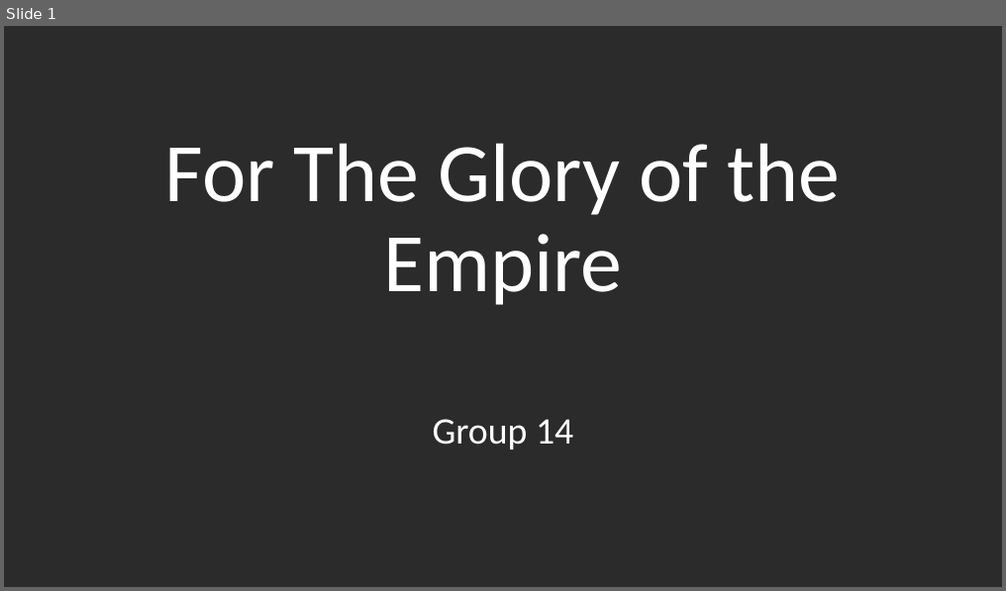
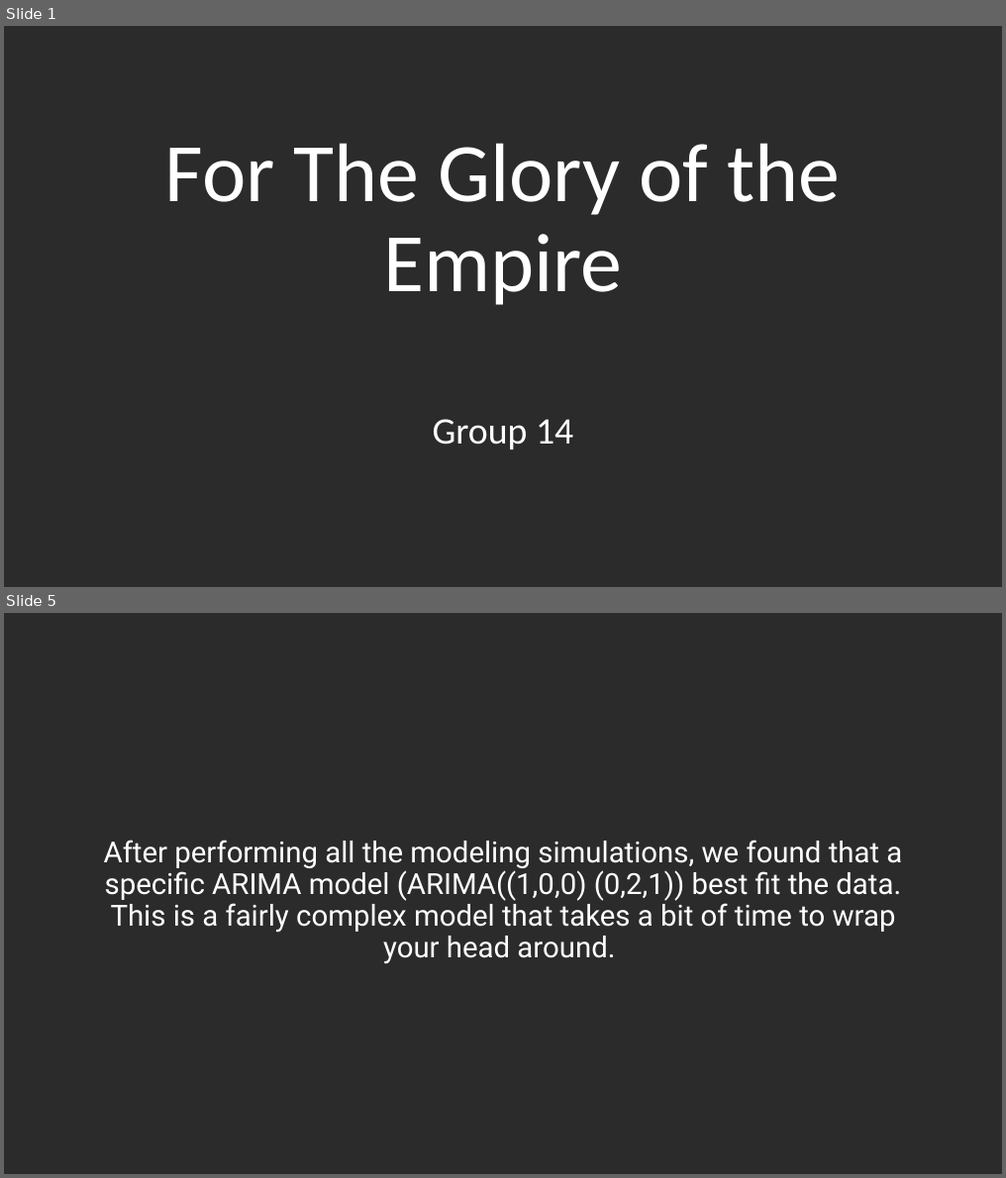
Before and after one commit to DaelynGreene/ForTheGloryOfTheEmpire, a slide deck: For The Glory of the Empire.pptx. Shown one above the other, each under a label of ours: slide 1 before the commit, slides 1 and 5 after it; the slides between them are not shown. The pictures are 1006x591 and 1006x1178 pixels, drawn with LibreOffice and Linux fonts; fonts in the diff are those of the drawing; background and template pictures are left out; a plain dark background stands for a picture behind light text. Boxes give left, top, right and bottom in pixels: in the first picture for what was removed or moved away, otherwise in the second. Text is boxed around its words. In the diff, an @@ line names an element or a change of style, - is before the commit and + after.

```diff
--- a/For The Glory of the Empire.pptx
+++ b/For The Glory of the Empire.pptx
@@ slide 5 added at (4,613,1002,1174), background picture (left out) @@
@@ text added at (104,840,902,964), 28 pt, text #FFFFFF @@
+After performing all the modeling simulations, we found that a specific ARIMA model (ARIMA((1,0,0) (0,2,1)) best fit the data. This is a fairly complex model that takes a bit of time to wrap your head around.
```
Also in this commit, not shown: 9 other slides added, 2 other files.
